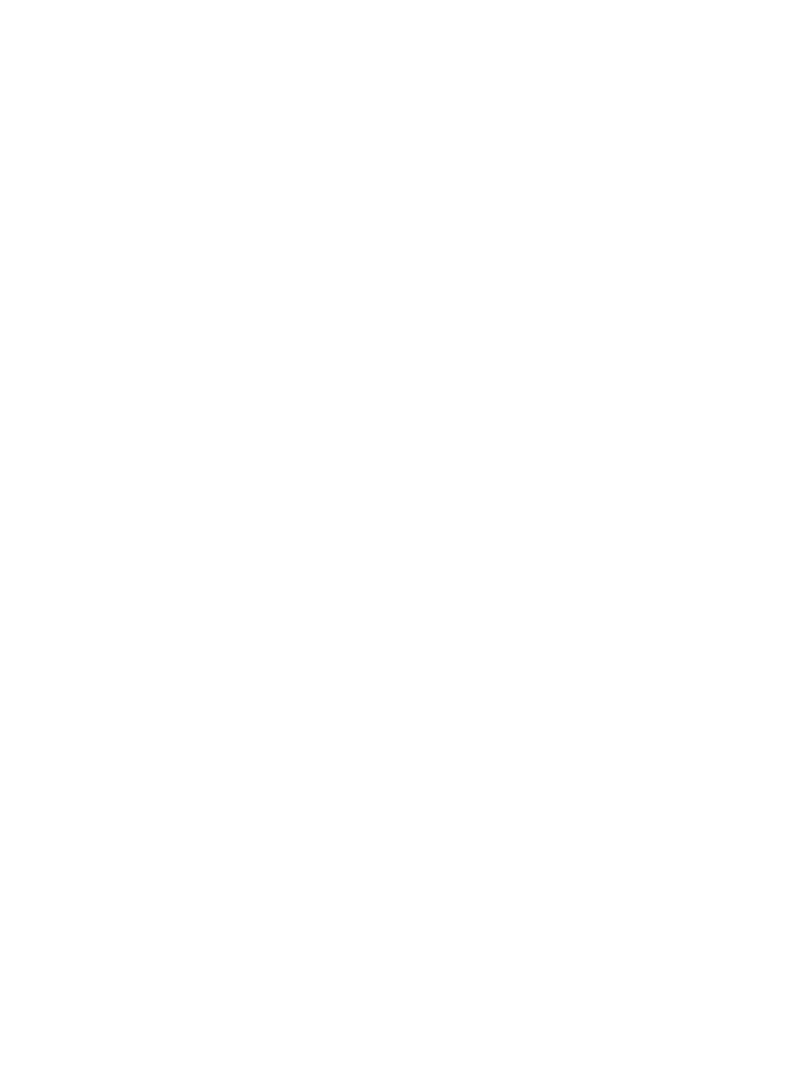
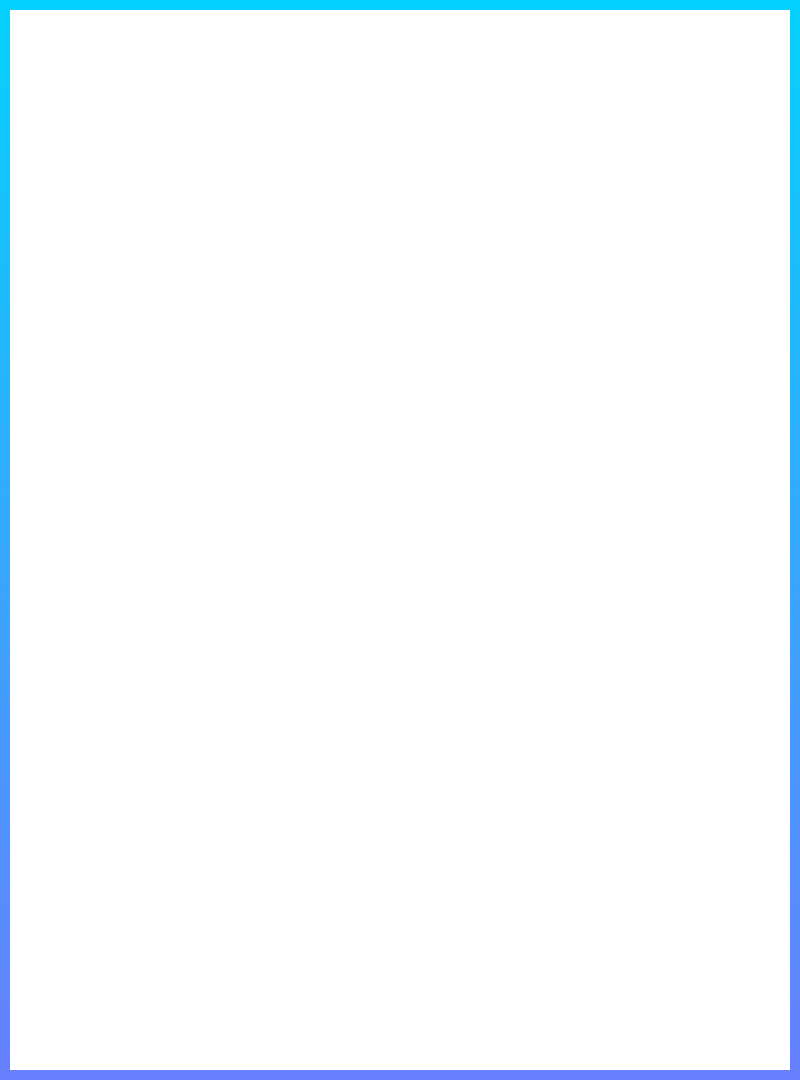
Layer changes from the first 800 × 1080 image to the second:
added layer "Capa pegada" above "marco_preview - copia.png" over <box>0,0,800,1080</box>
